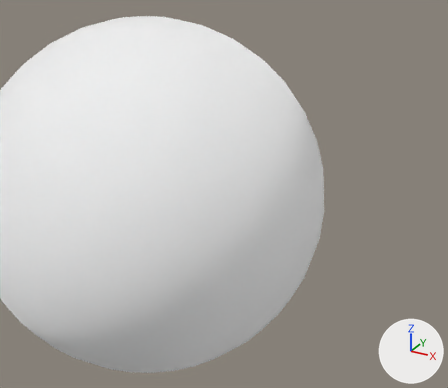
A saved change to the glTF model Avada_planet_new.gltf.
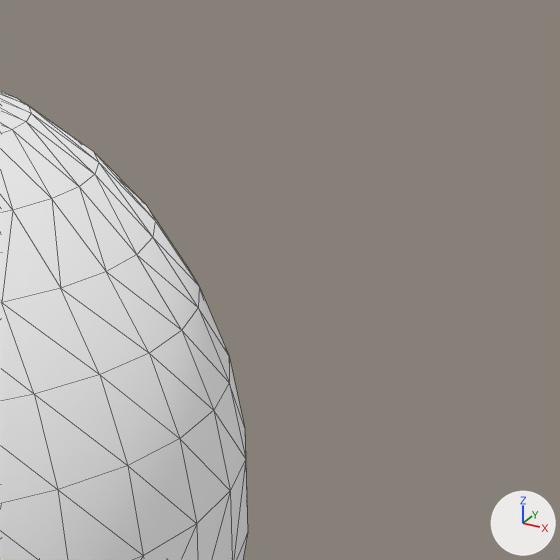
There are two pictures of each version: one from a 50 mm lens placed at (7.98, -10.96, 5.97), pointed at (0.25, 3.1, -1.07), one close up on the part from 51% to 100% of the width and 0% to 57% of the height. Every picture has the same lights, and +X, +Y and +Z are marked at lower right. The close-ups show mesh edges as thin lines. Where no turn or scale is listed for an object, it has been applied to the vertices.

In view in the first close-up: 'clouds'.
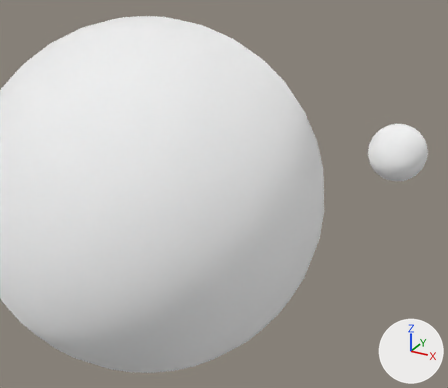
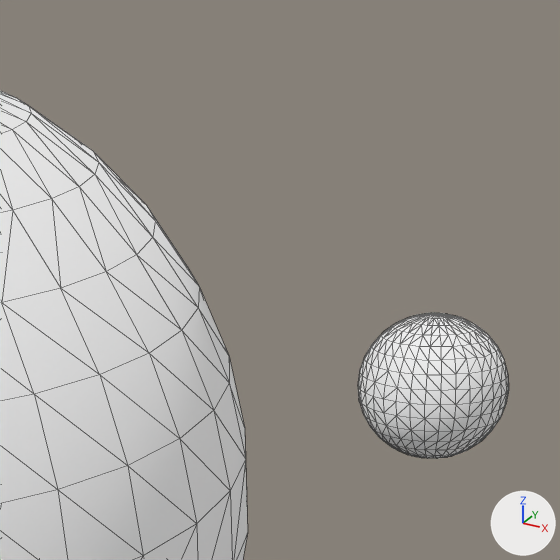
What differs and where, as boxes [x1, y1, x2, y2] in the close-ups (560 x 560 px):
'moon', added: after [358, 313, 509, 458]

Edits to the bpy script that builds the scene:
```text
Add mat_moon:
    mat_moon = principled_material('moon')
    mat_moon.base_color = (1.0, 1.0, 1.0)  # white #ffffff
    mat_moon.metallic = 1.0
    mat_moon.roughness = 1.0
Add me_sphere_005:
    me_sphere_005.from_pydata(...)  # 482 vertices, 960 faces; spans x -1.0..1.0, y -1.0..1.0, z -1.0..1.0
    me_sphere_005.materials.append(mat_moon)  # white #ffffff
Add ob_moon:
    ob_moon = bpy.data.objects.new('moon', me_sphere_005)
    ob_moon.parent = ob_v3d_proxy_node_0_moon
    ob_moon.location = (0.0, 8.965, 0.0)
Add ob_v3d_proxy_node_0_moon:
    ob_v3d_proxy_node_0_moon = bpy.data.objects.new('v3d_Proxy_Node_0_moon', None)
    ob_v3d_proxy_node_0_moon.parent = ob_empty
    ob_v3d_proxy_node_0_moon.location = (0.0, 0.0, 0.0)
    ob_v3d_proxy_node_0_moon.scale = (-0.111, -0.111, -0.111)
Add ob_empty:
    ob_empty = bpy.data.objects.new('Empty', None)
    ob_empty.parent = ob_v3d_proxy_node_0_empty
    ob_empty.location = (0.0, 0.0, 0.0)
    ob_empty.rotation_euler = (0.0, -0.102, -0.633)  # degrees (0, -5.8, -36)
    ob_empty.scale = (-7.32, -7.32, -7.32)
Add ob_v3d_proxy_node_0_empty:
    ob_v3d_proxy_node_0_empty = bpy.data.objects.new('v3d_Proxy_Node_0_Empty', None)
    ob_v3d_proxy_node_0_empty.parent = ob_earth
    ob_v3d_proxy_node_0_empty.location = (0.0, 0.0, -0.0148)
    ob_v3d_proxy_node_0_empty.scale = (0.25, 0.25, 0.25)
```
